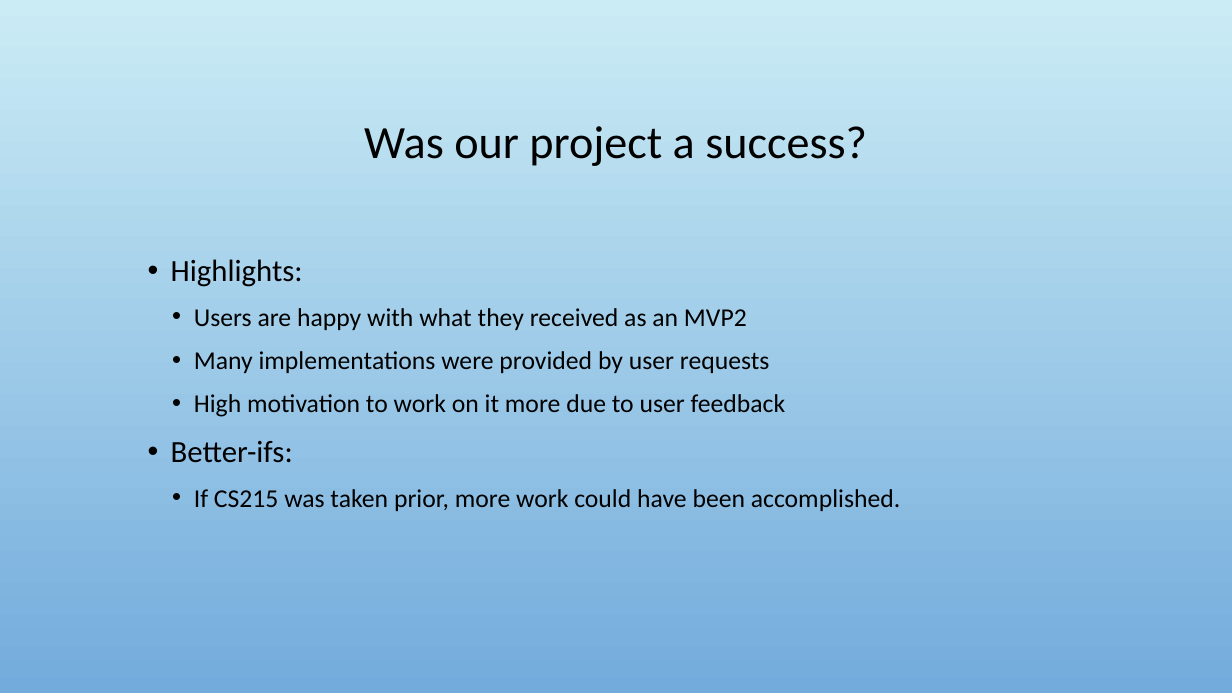
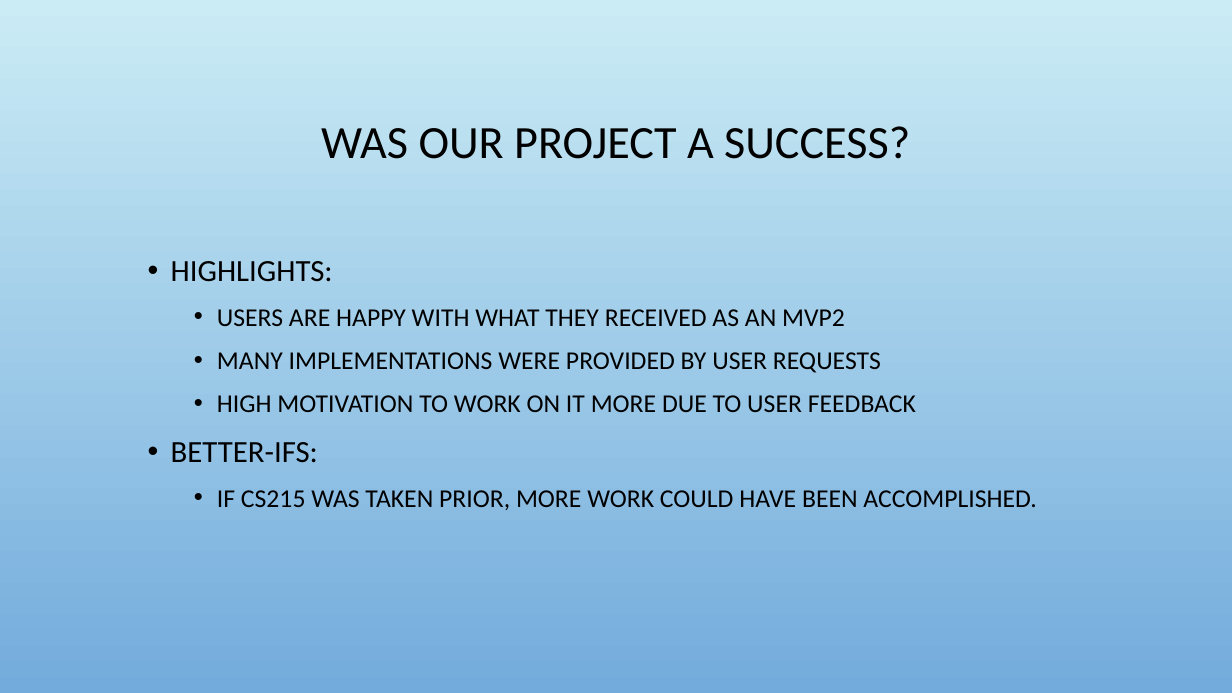
Before and after one commit to Jacobchapman99/ENSE-374-Group07-Project, a slide deck: slide 13 of Milestone4/Milestone 4.ppt. Drawn at 1232x693 pixels with LibreOffice and Linux fonts; fonts in the diff are those of the drawing; background and template pictures are left out. Boxes give left, top, right and bottom in pixels: in the first picture for what was removed or moved away, otherwise in the second. Text is boxed around its words. In the diff, an @@ line names an element or a change of style, - is before the commit and + after.

```diff
--- a/Milestone4/Milestone 4.ppt
+++ b/Milestone4/Milestone 4.ppt
@@ title at (x1=321, y1=126, x2=910, y2=159): text changed @@
-Was our project a success?
+WAS OUR PROJECT A SUCCESS?
@@ text at (x1=171, y1=261, x2=1036, y2=510): text changed @@
-  • Highlights:
-    • Users are happy with what they received as an MVP2
-    • Many implementations were provided by user requests
-    • High motivation to work on it more due to user feedback
-  • Better-ifs:
-    • If CS215 was taken prior, more work could have been accomplished.
+  • HIGHLIGHTS:
+    • USERS ARE HAPPY WITH WHAT THEY RECEIVED AS AN MVP2
+    • MANY IMPLEMENTATIONS WERE PROVIDED BY USER REQUESTS
+    • HIGH MOTIVATION TO WORK ON IT MORE DUE TO USER FEEDBACK
+  • BETTER-IFS:
+    • IF CS215 WAS TAKEN PRIOR, MORE WORK COULD HAVE BEEN ACCOMPLISHED.
```
Also in this commit, not shown: 18 other slides changed.
